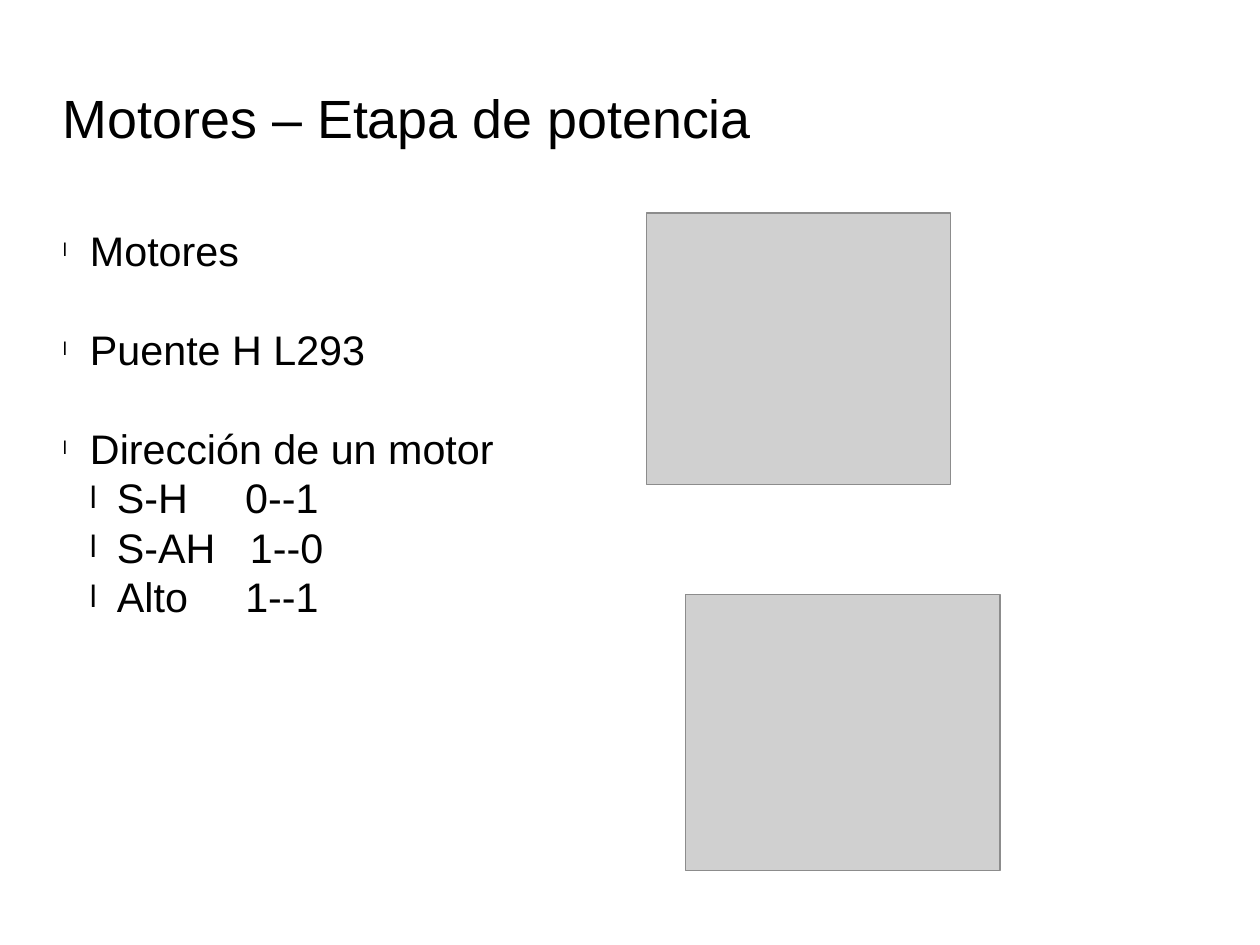
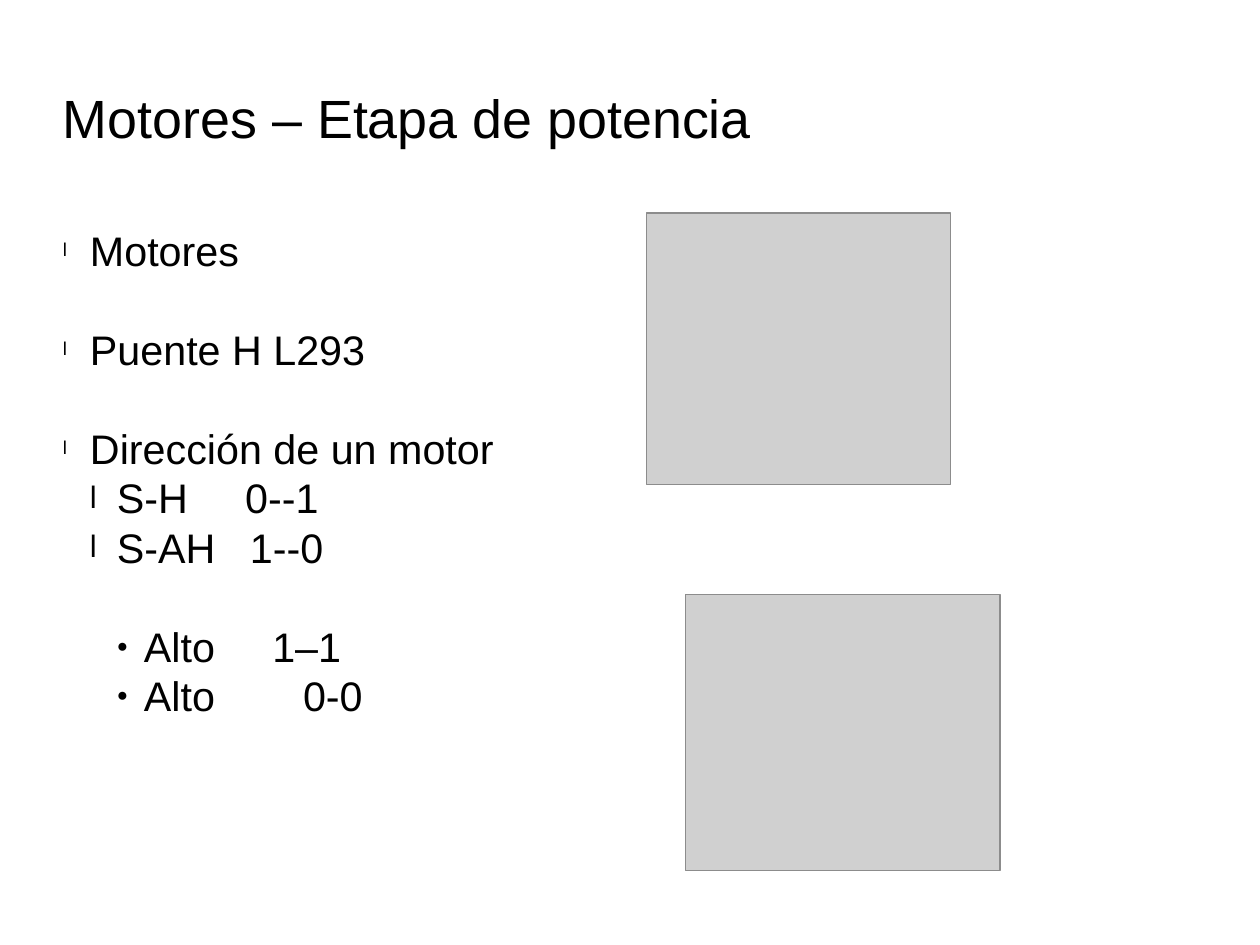
Before and after one commit to edgarVazquez43/Robots-y-modelos-del-comportamiento, a slide deck: slide 3 of presentaciones/2_Robot_movil.odp. Drawn at 1260x945 pixels with LibreOffice and Linux fonts; fonts in the diff are those of the drawing; grey boxes stand for pictures; background and template pictures are left out. Boxes give left, top, right and bottom in pixels: in the first picture for what was removed or moved away, otherwise in the second. Text is boxed around its words. In the diff, an @@ line names an element or a change of style, - is before the commit and + after.

```diff
--- a/presentaciones/2_Robot_movil.odp
+++ b/presentaciones/2_Robot_movil.odp
@@ text at box(144, 632, 363, 712): text changed @@
-  l Alto 1--1
+    ● Alto 1–1
+    ● Alto 0-0
```
Also in this commit, not shown: 2 other slides changed, 1 slide added, 6 other files.
